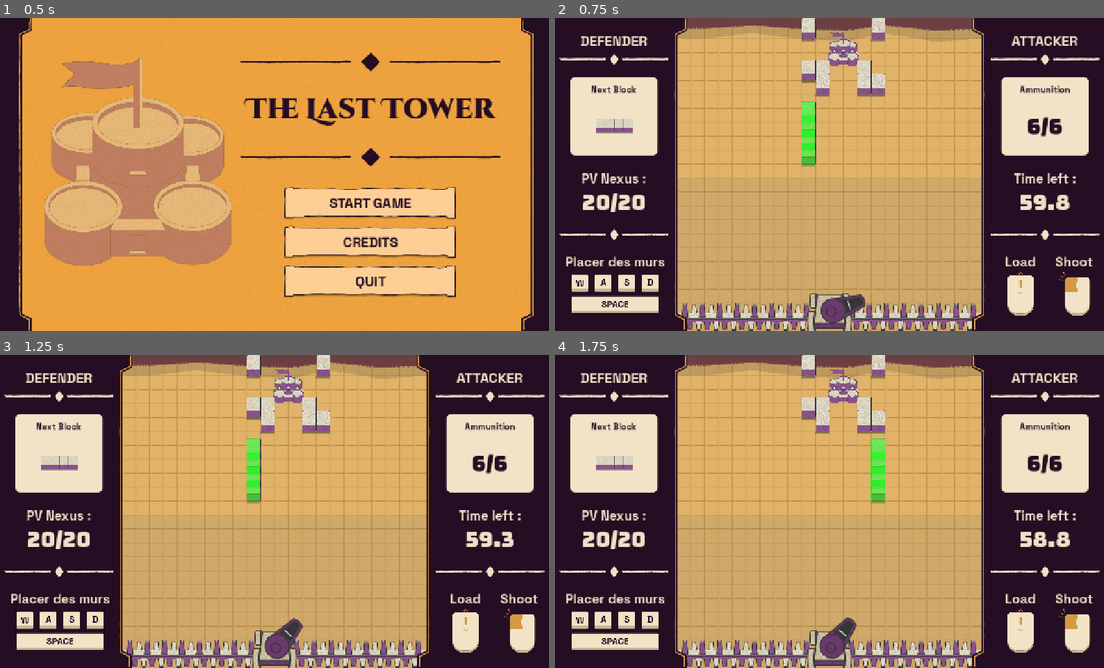
Above: before the commit, frames 1-4 (two rows, left to right).
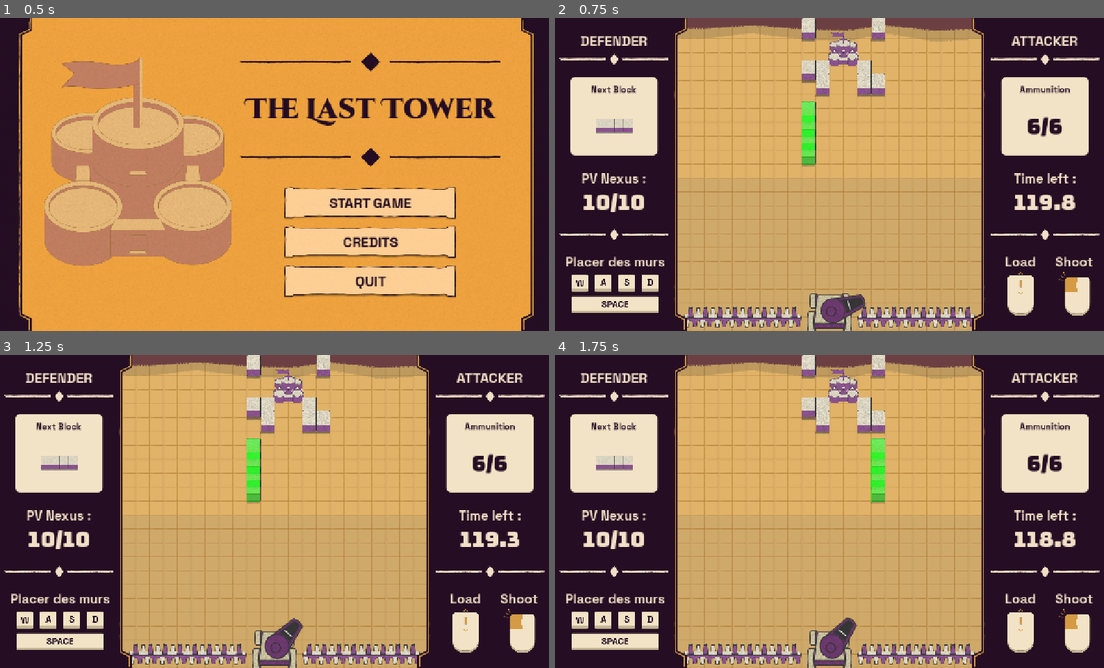
Above: after the commit, the same moments.

Repository: Angele-Bzl/construction
Game: Godot game, scene res://Scenes/title_screen.tscn
The game is run twice, just before and just after one commit, with the same random seed, the same clock (stepped at 60 frames per second) and the same inputs.
Inputs (mouse positions are in pixels of both pictures, inside the frame that each line leads up to):
- Up to frame 1 (0.5 s): no input
- Up to frame 2 (0.75 s): click "START GAME" at 0.5 s
- Up to frame 3 (1.25 s): no input
- Up to frame 4 (1.75 s): move the mouse to (950, 495) at 1.27 s; hold D (right) from 1.28 s (still down); click (950, 495) at 1.35 s

Frame 1 is identical in both runs. In frame 2, 3.2% of the frame differs, in the area x 5-95%, y 56-100%; in frame 3, 3.2%; in frame 4, 3.3%.

Commit message:
Commit équilibrage

Diff:
--- a/construction/Prefabs/WorldPrefabs/barrier.tscn
+++ b/construction/Prefabs/WorldPrefabs/barrier.tscn
@@ -4,7 +4,7 @@
 [ext_resource type="Texture2D" uid="uid://cxtaksq7otbw7" path="res://Assets/Items/Barrier.png" id="1_rwmq8"]
 
 [sub_resource type="RectangleShape2D" id="RectangleShape2D_xrivr"]
-size = Vector2(320, 64)
+size = Vector2(272, 48)
 
 [node name="Barrier" type="Area2D" unique_id=820234278]
 script = ExtResource("1_lsx5r")
@@ -13,8 +13,8 @@
 shape = SubResource("RectangleShape2D_xrivr")
 
 [node name="BarrierSprite" type="Sprite2D" parent="." unique_id=1726178045]
-position = Vector2(0, 1.9073486e-06)
-scale = Vector2(0.8, 0.6666667)
+position = Vector2(1.9073486e-06, 0)
+scale = Vector2(0.67999995, 0.5)
 texture = ExtResource("1_rwmq8")
 
 [connection signal="body_entered" from="." to="." method="_on_body_entered"]
--- a/construction/Scenes/main_scene.tscn
+++ b/construction/Scenes/main_scene.tscn
@@ -60,7 +60,6 @@
 
 [node name="EndScreen" parent="." unique_id=355343183 instance=ExtResource("3_76v2p")]
 visible = false
-custom_minimum_size = Vector2(1280, 720)
 offset_right = 1280.0
 offset_bottom = 720.0
 
@@ -123,13 +122,13 @@
 shape = SubResource("RectangleShape2D_13qdw")
 
 [node name="Barrier" parent="." unique_id=820234278 instance=ExtResource("9_drdnd")]
-position = Vector2(448, 688)
+position = Vector2(440, 688)
 
 [node name="Barrier2" parent="." unique_id=213392050 instance=ExtResource("9_drdnd")]
-position = Vector2(832, 688)
+position = Vector2(840, 688)
 
 [node name="Barrier3" parent="." unique_id=854050089 instance=ExtResource("9_drdnd")]
-position = Vector2(648, 752)
+position = Vector2(648, 744)
 
 [node name="Nexus" parent="." unique_id=407422604 instance=ExtResource("6_6ev3c")]
 
@@ -153,7 +152,7 @@
 scale = Vector2(3.48, 3.48)
 amount = 56
 texture = ExtResource("13_ioaeq")
-lifetime = 37.199999999999996
+lifetime = 37.2
 speed_scale = 0.8
 randomness = 0.45
 process_material = SubResource("ParticleProcessMaterial_rfvy8")
--- a/construction/Scripts/Manager/Defender.gd
+++ b/construction/Scripts/Manager/Defender.gd
@@ -2,7 +2,7 @@
 
 signal pattern_snapped
 
-var nexus_max_hp : float = 20.0
+var nexus_max_hp : float = 10.0
 var nexus_hp : float = nexus_max_hp:
 	set(value):
 		nexus_hp = value
--- a/construction/Scripts/Manager/GlobalManager.gd
+++ b/construction/Scripts/Manager/GlobalManager.gd
@@ -14,7 +14,7 @@
 const PLAYGROUND_COORD : Vector2 = Vector2(288.0,16.0)
 const PLAYGROUND_SIZE : Vector2 = Vector2(704.0,352.0)
 
-var starting_timer : float = 60.0
+var starting_timer : float = 120.0
 var timer : Timer = Timer.new()
 
 func _ready():
